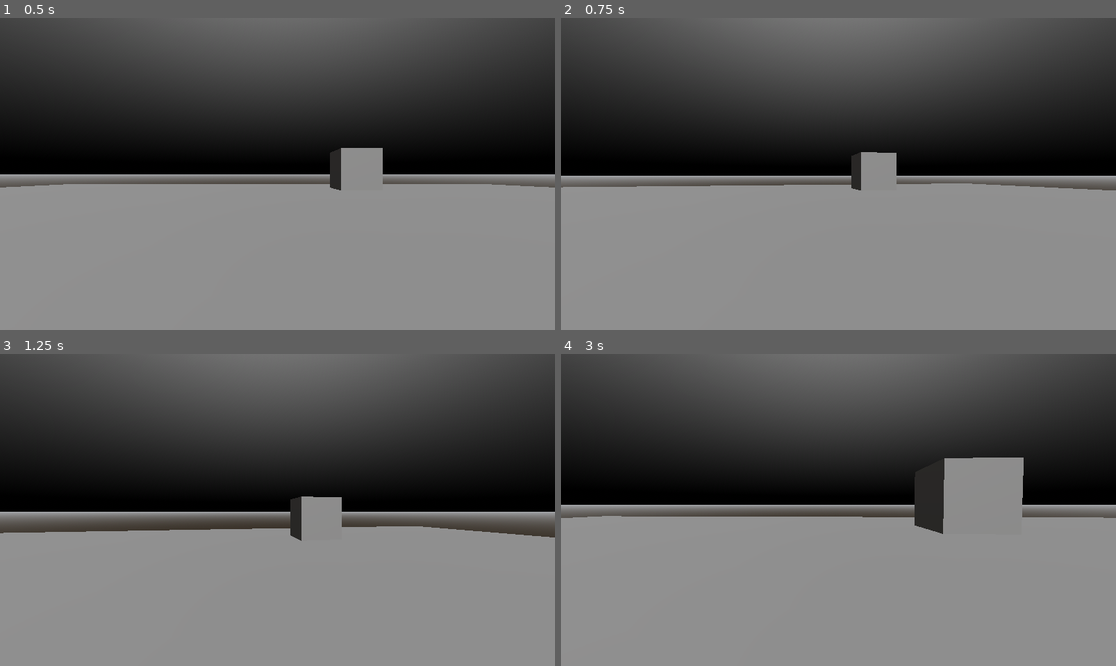
Above: before the commit, frames 1-4 (two rows, left to right).
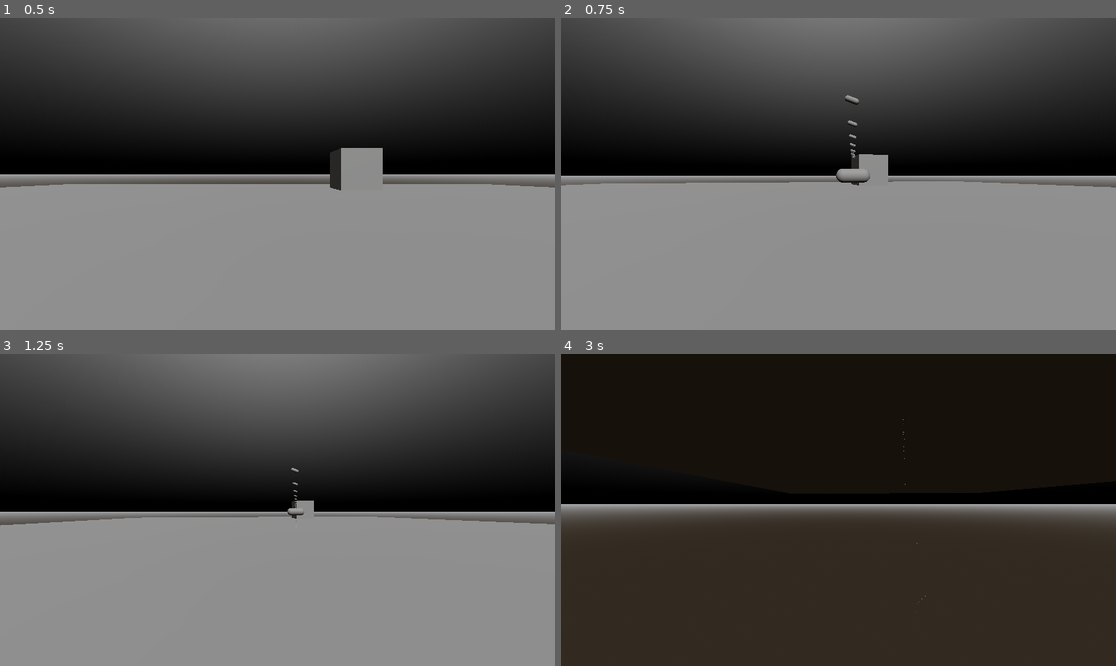
Above: after the commit, the same moments.

Repository: ROKAMETISM/3DPractice1
Game: Godot game, scene res://Scenes/world.tscn
The game is run twice, just before and just after one commit, with the same random seed, the same clock (stepped at 60 frames per second) and the same inputs.
Inputs (mouse positions are in pixels of both pictures, inside the frame that each line leads up to):
- Up to frame 1 (0.5 s): no input
- Up to frame 2 (0.75 s): move the mouse to (866, 174) at 0.52 s; press the mouse at (866, 174) at 0.53 s; hold W (move_forward) from 0.53 s (still down)
- Up to frame 3 (1.25 s): keep holding W (move_forward); tap Space (jump) at 0.77 s
- Up to frame 4 (3 s): keep holding W (move_forward); move the mouse to (810, 510) at 1.27 s; release the mouse at (810, 510) at 1.28 s; tap Shift (sprint) at 1.35 s; tap Space (jump) at 1.52 s; click (810, 510) at 1.55 s; move the mouse to (849, 503) at 2.02 s; press the mouse at (849, 503) at 2.03 s; move the mouse to (832, 516) at 2.77 s; release the mouse at (832, 516) at 2.78 s; click (832, 516) at 2.85 s

Frame 1 is identical in both runs. In frame 2, 1.3% of the frame differs, in the area x 0-100%, y 24-56%; in frame 3, 3.7%; in frame 4, 81%, in the area x 0-100%, y 0-100%.

Commit message:
Implement spawning bullet

Diff:
--- a/Scenes/bullet.tscn
+++ b/Scenes/bullet.tscn
@@ -1,4 +1,6 @@
-[gd_scene load_steps=3 format=3 uid="uid://duw3fo840ycjy"]
+[gd_scene load_steps=4 format=3 uid="uid://duw3fo840ycjy"]
+
+[ext_resource type="Script" uid="uid://bb06uj26rxg2v" path="res://Scripts/bullet.gd" id="1_xjght"]
 
 [sub_resource type="CapsuleMesh" id="CapsuleMesh_4mw4s"]
 radius = 0.01
@@ -10,6 +12,7 @@
 points = PackedVector3Array(0.009383446, 0.016740186, -0.00080371136, -0.009510717, -0.01595734, -0.00080130325, -0.009 …(1210 unchanged characters)…
 
 [node name="Bullet" type="RigidBody3D"]
+script = ExtResource("1_xjght")
 
 [node name="MeshInstance3D" type="MeshInstance3D" parent="."]
 transform = Transform3D(-4.371139e-08, -1, 0, 1, -4.371139e-08, 0, 0, 0, 1, 0, 0, 0)
--- /dev/null
+++ b/Scripts/bullet.gd
@@ -0,0 +1,8 @@
+extends RigidBody3D
+
+var lifetime := 3.0
+
+func _process(delta: float) -> void:
+	lifetime -= delta
+	if lifetime < 0.0:
+		queue_free()
--- a/Scripts/player.gd
+++ b/Scripts/player.gd
@@ -8,6 +8,7 @@
 const AIRCONTROL := 2.0
 const BASE_FOV := 75.0
 const FOV_MODIFIER := 1.5
+const BULLET = preload("uid://duw3fo840ycjy")
 #Get the gravity from the project settings to be synced with Rigidbody nodes.
 var gravity : float = ProjectSettings.get_setting("physics/3d/default_gravity")
 @onready var headpivot = %HeadPivot
@@ -49,4 +50,8 @@
 	var velocity_clamped = clamp(velocity.length(), 0.5, SPRINT_SPEED * 2)
 	var target_fov = BASE_FOV + FOV_MODIFIER * velocity_clamped
 	camera.fov = lerp(camera.fov, target_fov, delta * 8.0)
+	if Input.is_action_pressed("fire_main"):
+		var bullet = BULLET.instantiate()
+		bullet.global_position = headpivot.global_position
+		get_tree().current_scene.add_child(bullet)
 	move_and_slide()
--- a/project.godot
+++ b/project.godot
@@ -52,3 +52,8 @@
 "events": [Object(InputEventKey,"resource_local_to_scene":false,"resource_name":"","device":-1,"window_id":0,"alt_press …(195 unchanged characters)…
 ]
 }
+fire_main={
+"deadzone": 0.2,
+"events": [Object(InputEventMouseButton,"resource_local_to_scene":false,"resource_name":"","device":-1,"window_id":0,"alt_pressed":false,"shift_pressed":false,"ctrl_pressed":false,"meta_pressed":false,"button_mask":1,"position":Vector2(304, 3),"global_position":Vector2(313, 51),"factor":1.0,"button_index":1,"canceled":false,"pressed":true,"double_click":false,"script":null)
+]
+}
Not shown, added: Scripts/bullet.gd.uid
